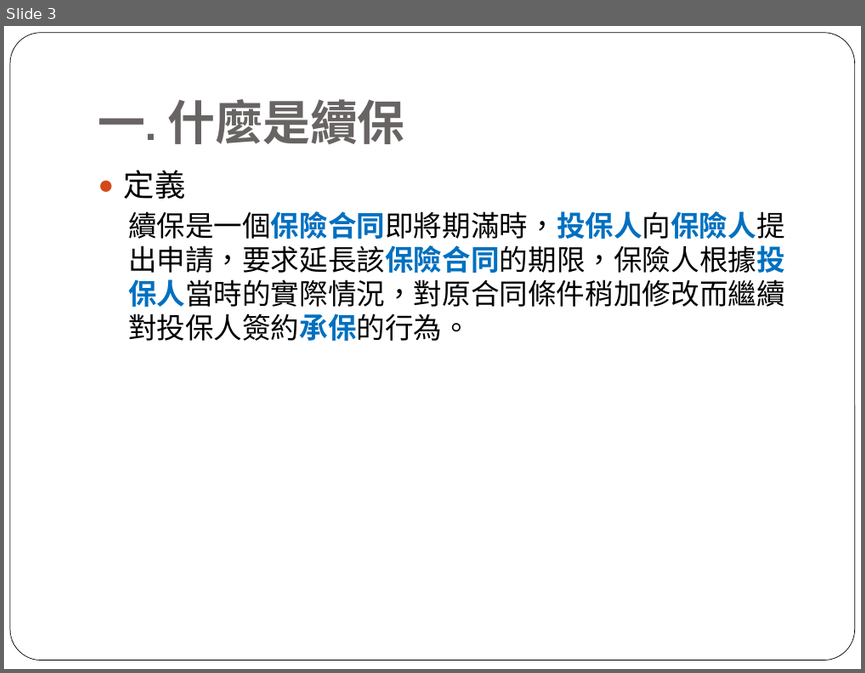
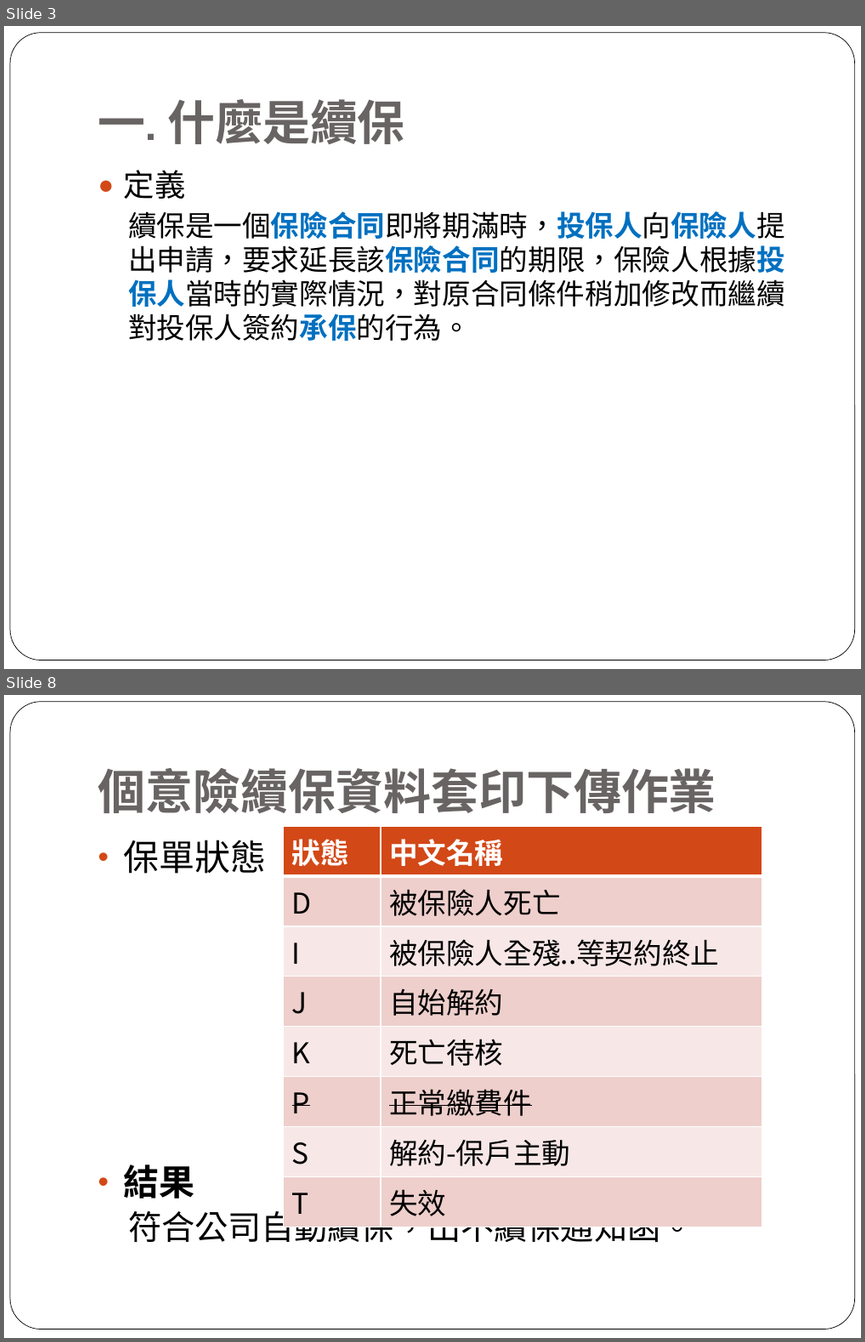
Before and after one commit to tale123456789/Resource, a slide deck: 續保作業.pptx. Shown one above the other, each under a label of ours: slide 3 before the commit, slides 3 and 8 after it; the slides between them are not shown. The pictures are 865x673 and 865x1342 pixels, drawn with LibreOffice and Linux fonts; fonts in the diff are those of the drawing. Boxes give left, top, right and bottom in pixels: in the first picture for what was removed or moved away, otherwise in the second. Text is boxed around its words. In the diff, an @@ line names an element or a change of style, - is before the commit and + after.

```diff
--- a/續保作業.pptx
+++ b/續保作業.pptx
@@ slide 8 added at (4, 695, 861, 1338), background #FFFFFF; not listed: 1 template element that a slide beside it also shows @@
@@ title added at (98, 768, 716, 813), 40 pt, text #696464, bold @@
+個意險續保資料套印下傳作業
@@ text added at (124, 839, 693, 1248), 28 pt, text #000000 @@
+• 保單狀態
+• 結果
+  符合公司自動續保，出不續保通知函。
@@ table added at (284, 826, 762, 1219), 8 rows, 2 columns @@
+狀態 | 中文名稱
+D | 被保險人死亡
+I | 被保險人全殘..等契約終止
+J | 自始解約
+K | 死亡待核
+P | 正常繳費件
+S | 解約-保戶主動
+T | 失效
```
Also in this commit, not shown: 8 slides changed, 13 other slides added, 9 slides removed, 1 other file.
